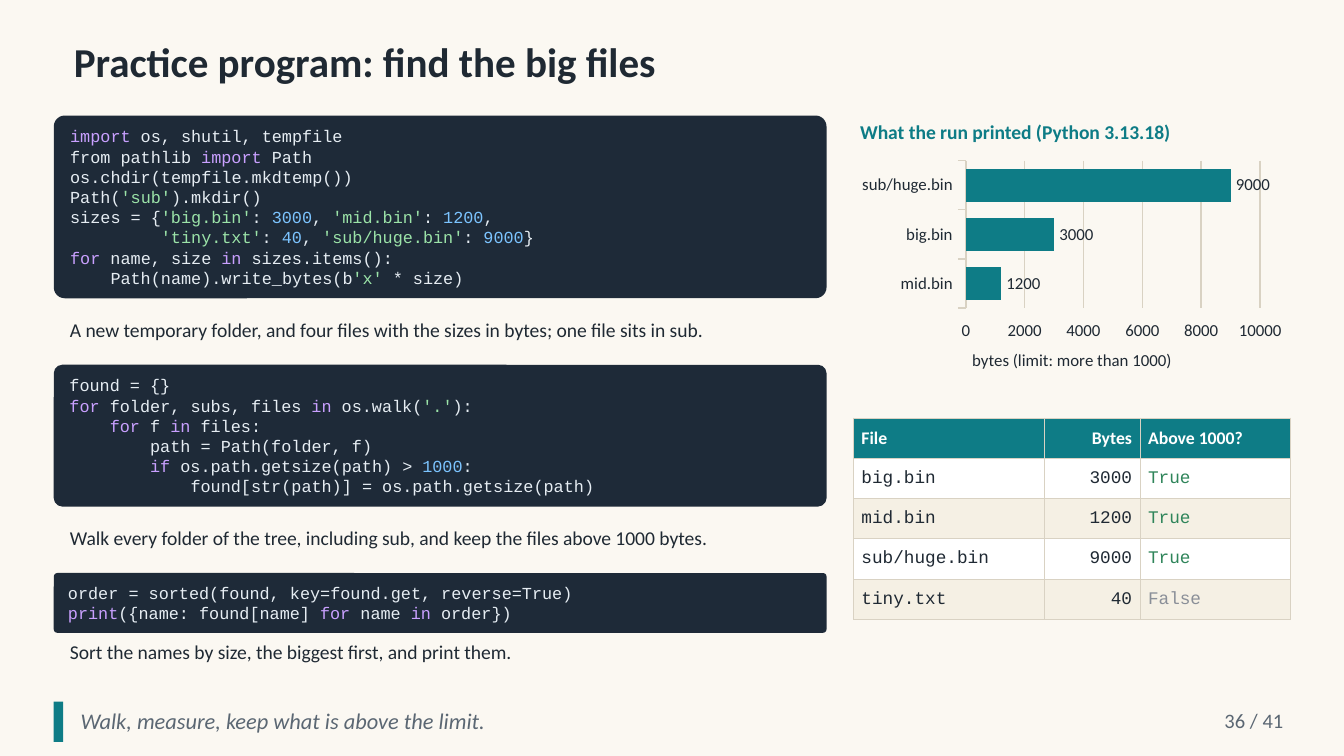
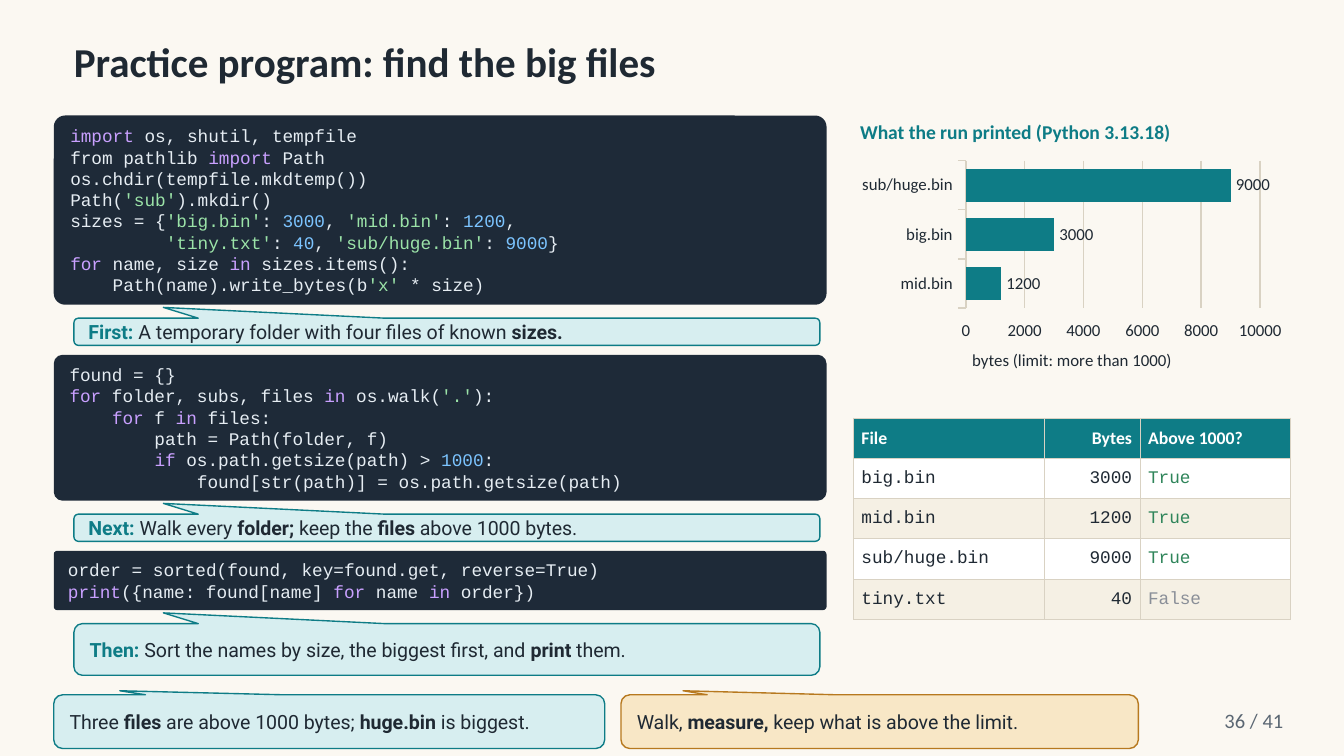
Before and after one commit to altunelyusuf/AdvancedProgrammingWithPython, a slide deck: slide 36 of 03-materials/ch11/SEN0414_Ch11_OrganizingFiles_3e_v3_0_0.pptx. Drawn at 1344x756 pixels with LibreOffice and Linux fonts; fonts in the diff are those of the drawing. Boxes give left, top, right and bottom in pixels: in the first picture for what was removed or moved away, otherwise in the second. Text is boxed around its words. In the diff, an @@ line names an element or a change of style, - is before the commit and + after.

```diff
--- a/03-materials/ch11/SEN0414_Ch11_OrganizingFiles_3e_v3_0_0.pptx
+++ b/03-materials/ch11/SEN0414_Ch11_OrganizingFiles_3e_v3_0_0.pptx
@@ rounded rectangle "import os, shutil, tempfile": place and size @@
-rounded rectangle "import os, shutil, tempfile" at <box>54,116,827,298</box>
+rounded rectangle "import os, shutil, tempfile" at <box>54,116,827,305</box>
@@ fill none to #D7EEF0; outline none to #0E7C86 0.75 pt in 3 elements at <box>74,624,820,675</box>, <box>74,515,820,542</box>, <box>74,319,820,345</box> @@
@@ rounded speech box "First: A temporary folder with ...": place and size @@
-rounded speech box "First: A temporary folder with ..." at <box>70,323,703,340</box>
+rounded speech box "First: A temporary folder with ..." at <box>74,319,820,345</box>
@@ text in rounded speech box at <box>88,324,563,345</box>: text changed; font Calibri to Roboto @@
-A new temporary folder, and four files with the sizes in bytes; one file sits in sub.
+First: A temporary folder with four files of known sizes.
@@ rounded rectangle "found = {}": place and size @@
-rounded rectangle "found = {}" at <box>54,364,827,505</box>
+rounded rectangle "found = {}" at <box>54,355,827,501</box>
@@ rounded speech box "Next: Walk every folder; keep ...": place and size @@
-rounded speech box "Next: Walk every folder; keep ..." at <box>70,531,707,549</box>
+rounded speech box "Next: Walk every folder; keep ..." at <box>74,515,820,542</box>
@@ text in rounded speech box at <box>88,520,577,541</box>: text changed; font Calibri to Roboto @@
-Walk every folder of the tree, including sub, and keep the files above 1000 bytes.
+Next: Walk every folder; keep the files above 1000 bytes.
@@ size 9 to 9.5 pt in 3 elements at <box>54,116,827,305</box>, <box>54,355,827,501</box>, <box>54,551,827,610</box> @@
@@ rounded rectangle "order = sorted(found, key=found.get, reverse=True)": place and size @@
-rounded rectangle "order = sorted(found, key=found.get, reverse=True)" at <box>54,573,827,633</box>
+rounded rectangle "order = sorted(found, key=found.get, reverse=True)" at <box>54,551,827,610</box>
@@ rounded speech box "Then: Sort the names by ...": place and size @@
-rounded speech box "Then: Sort the names by ..." at <box>70,645,511,663</box>
+rounded speech box "Then: Sort the names by ..." at <box>74,624,820,675</box>
@@ text in rounded speech box at <box>90,642,626,661</box>: text changed; font Calibri to Roboto @@
-Sort the names by size, the biggest first, and print them.
+Then: Sort the names by size, the biggest first, and print them.
@@ rectangle removed at <box>54,702,63,742</box> @@
@@ rounded speech box added at <box>54,695,605,749</box>, fill #D7EEF0, outline #0E7C86 0.75 pt, 10.5 pt, text #1F2933 @@
+Three files are above 1000 bytes; huge.bin is biggest.
@@ rounded speech box "Walk, measure, keep what is ...": place and size @@
-rounded speech box "Walk, measure, keep what is ..." at <box>81,713,485,733</box>
+rounded speech box "Walk, measure, keep what is ..." at <box>621,695,1138,749</box>
@@ rounded speech box "Walk, measure, keep what is ..." at <box>621,695,1138,749</box>: size 12 to 10.5 pt, font Calibri to Roboto, text colour #5B6773 to #1F2933, italic off; bold on in "measure,"; fill none to #F8E7C6; outline none to #B7791F 0.75 pt @@
```
Also in this commit, not shown: 30 other slides changed, 18 other files.
